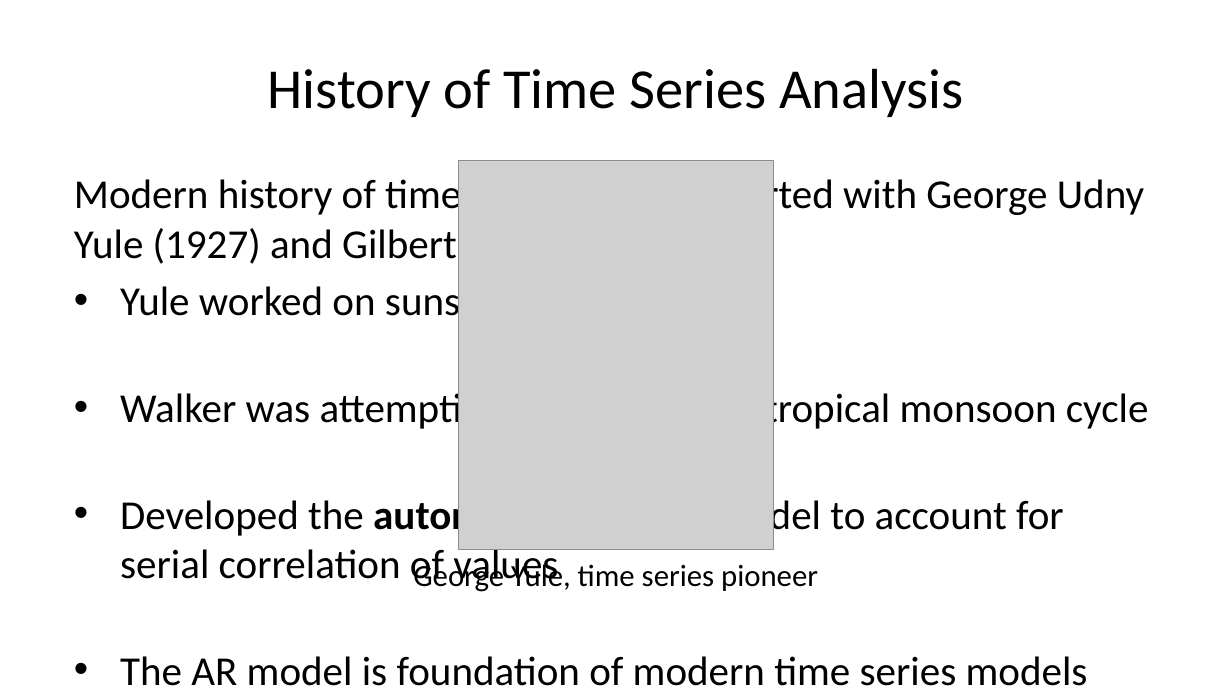
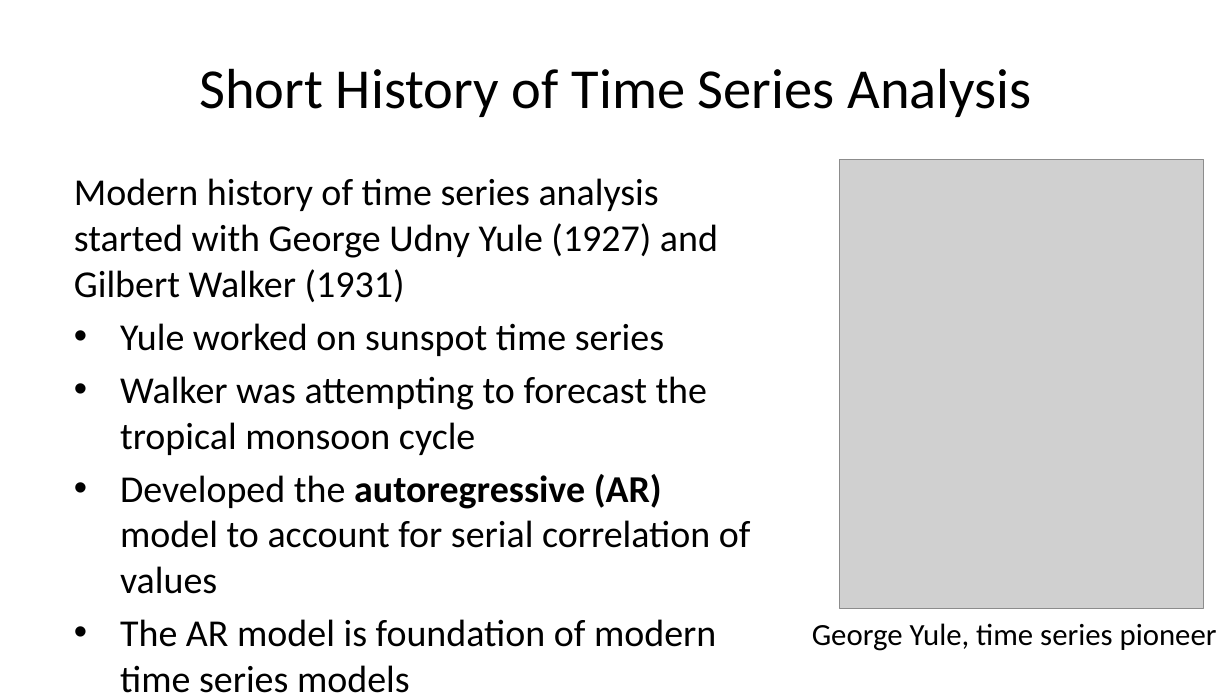
Before and after one commit to StephenElston/CSCI-E-83, a slide deck: slide 7 of LectureSlides/11_IntroductionToTimeSeries.pptx. Drawn at 1232x693 pixels with LibreOffice and Linux fonts; fonts in the diff are those of the drawing; grey boxes stand for pictures. Boxes give left, top, right and bottom in pixels: in the first picture for what was removed or moved away, otherwise in the second. Text is boxed around its words. In the diff, an @@ line names an element or a change of style, - is before the commit and + after.

```diff
--- a/LectureSlides/11_IntroductionToTimeSeries.pptx
+++ b/LectureSlides/11_IntroductionToTimeSeries.pptx
@@ title at (199, 68, 1031, 117): text changed @@
-History of Time Series Analysis
+Short History of Time Series Analysis
@@ text "Modern history of time series ..." at (74, 178, 751, 693): size 24 to 22.2 pt @@
@@ picture: place and size @@
-picture at (458, 161, 774, 549)
+picture at (839, 159, 1204, 609)
@@ text "George Yule, time series pioneer" rewrapped from (413, 560, 818, 592) to (812, 623, 1217, 651) @@
```
Also in this commit, not shown: 18 other slides changed.
